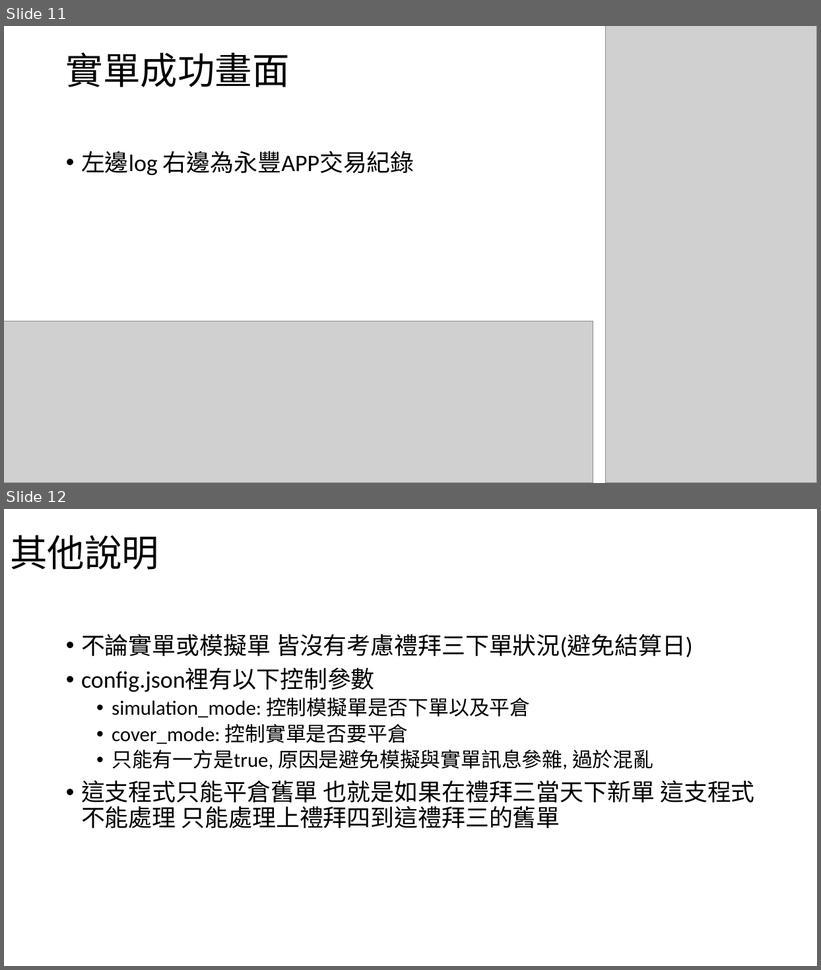
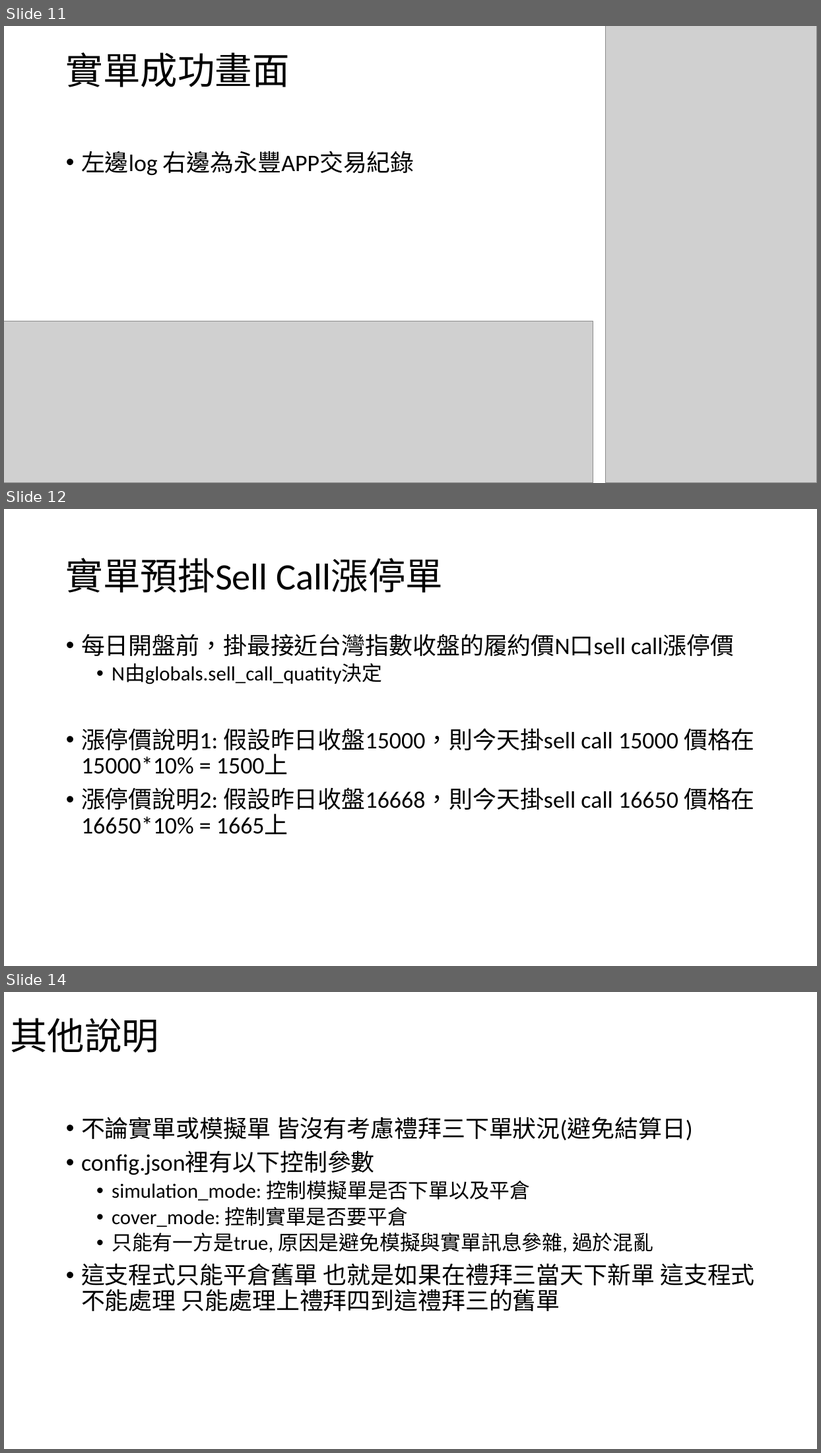
Before and after one commit to youthink0/shioaji-options, a slide deck: 選擇權自動化.pptx. Shown one above the other, each under a label of ours: slides 11 and 12 before the commit, slides 11, 12 and 14 after it; the slides between them are not shown. The pictures are 821x970 and 821x1453 pixels, drawn with LibreOffice and Linux fonts; fonts in the diff are those of the drawing; grey boxes stand for pictures. Boxes give left, top, right and bottom in pixels: in the first picture for what was removed or moved away, otherwise in the second. Text is boxed around its words. In the diff, an @@ line names an element or a change of style, - is before the commit and + after.

```diff
--- a/選擇權自動化.pptx
+++ b/選擇權自動化.pptx
@@ slide 12 added at [4,509,817,966], background #FFFFFF @@
@@ title added at [66,558,444,593], 44 pt, text #000000 @@
+實單預掛Sell Call漲停單
@@ text added at [81,634,755,834], 28 pt, text #000000 @@
+• 每日開盤前，掛最接近台灣指數收盤的履約價N口sell call漲停價
+  • N由globals.sell_call_quatity決定
+• 漲停價說明1: 假設昨日收盤15000，則今天掛sell call 15000 價格在15000*10% = 1500上
+• 漲停價說明2: 假設昨日收盤16668，則今天掛sell call 16650 價格在16650*10% = 1665上
@@ what was slide 12 is now slide 14 @@
```
Also in this commit, not shown: 1 other slide added, 9 other files.
